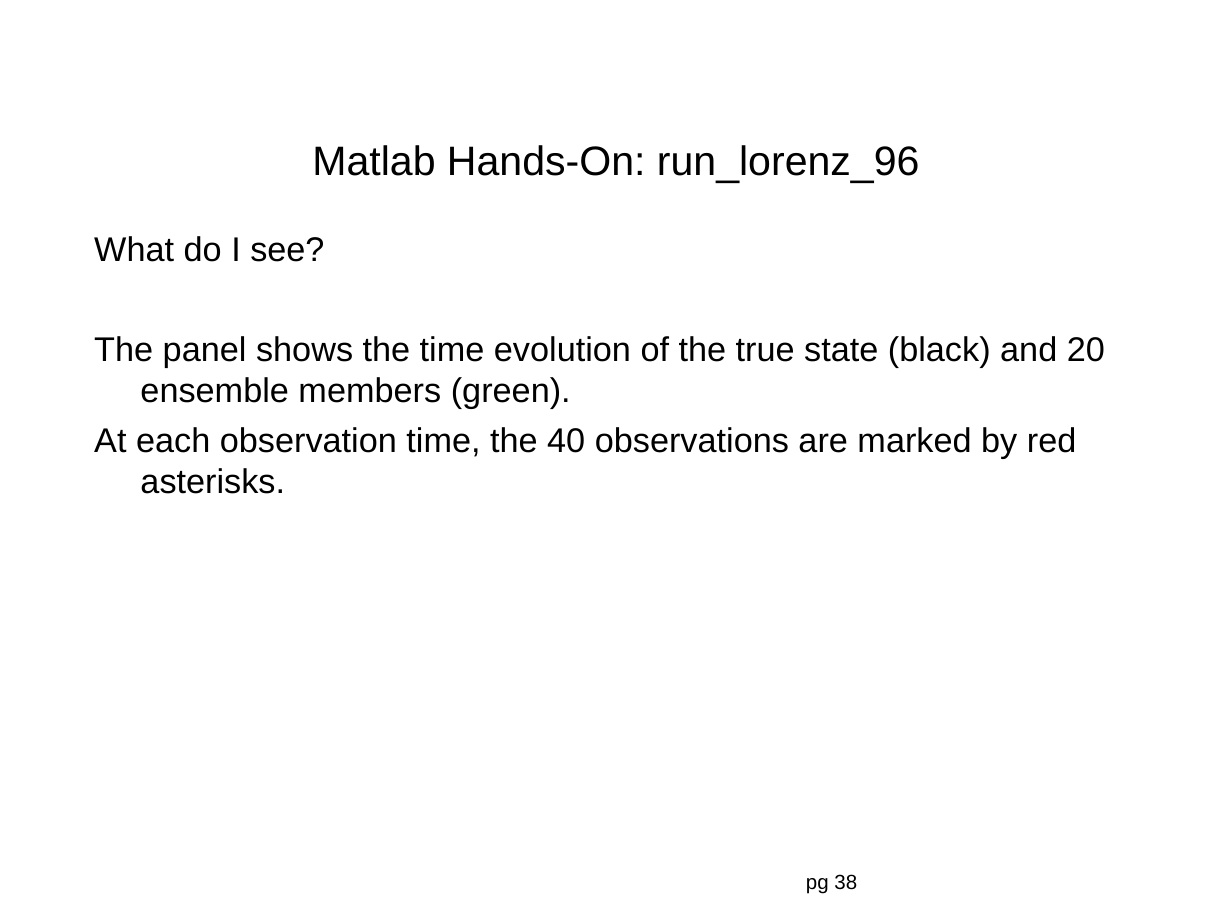
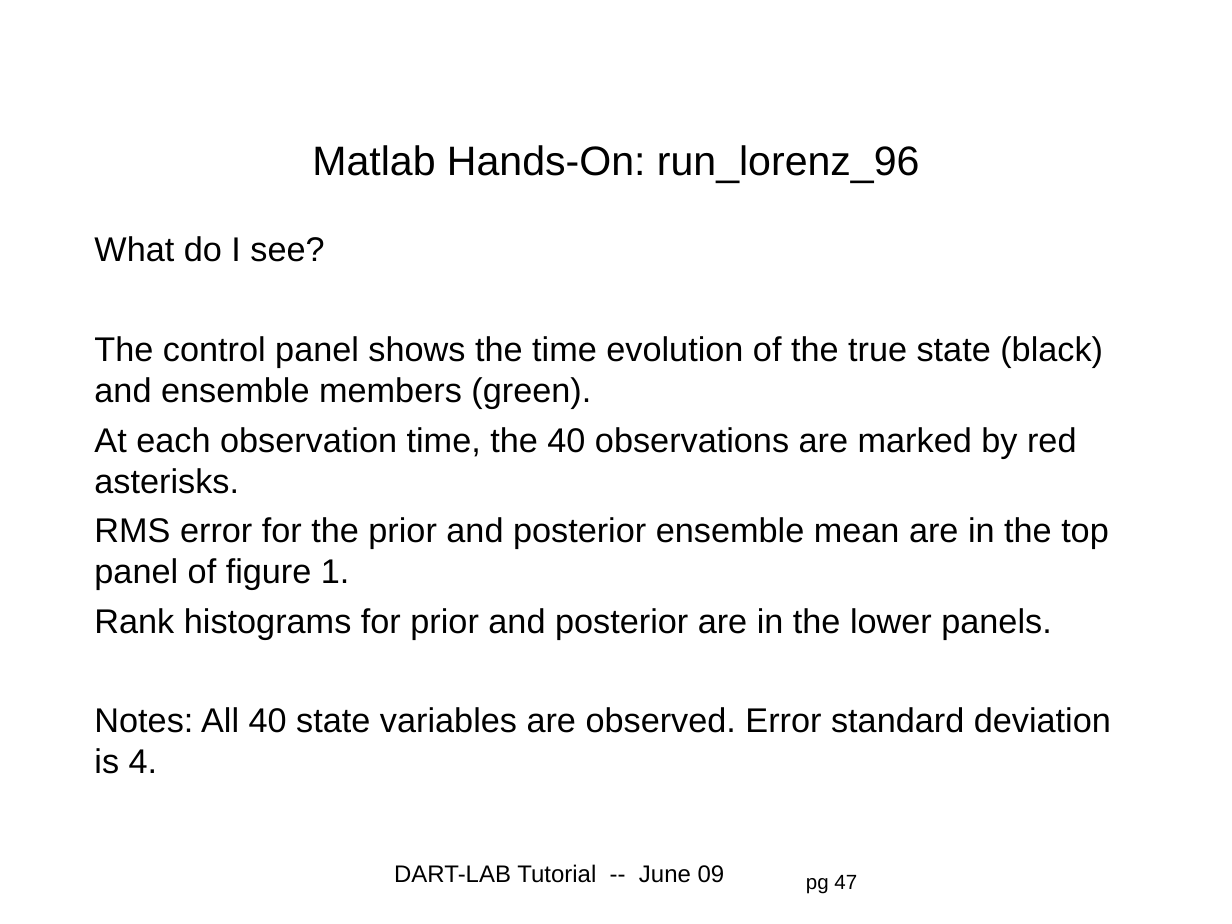
Before and after one commit to jhendric/DART, a slide deck: slide 47 of DART_LAB/presentation/DART_section2.ppt (slide 38 before the commit). Drawn at 1232x924 pixels with LibreOffice and Linux fonts; fonts in the diff are those of the drawing; background and template pictures are left out. Boxes give left, top, right and bottom in pixels: in the first picture for what was removed or moved away, otherwise in the second. Text is boxed around its words. In the diff, an @@ line names an element or a change of style, - is before the commit and + after.

Commit message:
Partial revision and new sections for DART_LAB tutorial.

```diff
--- a/DART_LAB/presentation/DART_section2.ppt
+++ b/DART_LAB/presentation/DART_section2.ppt
@@ text at (94,236,1077,494): indent changed @@
@@ text at (94,336,1103,408): text changed @@
-The panel shows the time evolution of the true state (black) and 20 ensemble members (green).
+The control panel shows the time evolution of the true state (black) and ensemble members (green).
@@ text at (94,517,1111,774): paragraphs added @@
+RMS error for the prior and posterior ensemble mean are in the top panel of figure 1.
+Rank histograms for prior and posterior are in the lower panels.
+Notes: All 40 state variables are observed. Error standard deviation is 4.
@@ text added at (394,864,725,883), 14 pt, text #000000 @@
+DART-LAB Tutorial -- June 09
@@ page number at (806,875,857,894): text changed @@
-pg 38
+pg 47
```
Also in this commit, not shown: 37 other slides changed, 9 slides added, 1 slide removed, 7 other files.
